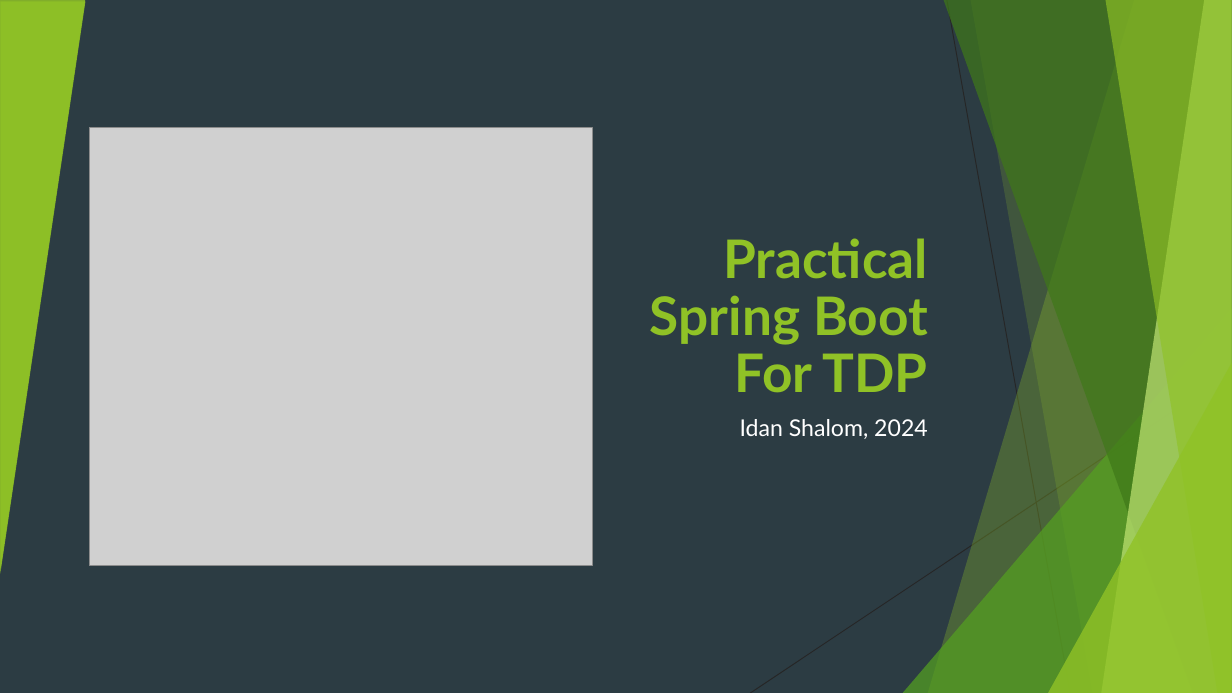
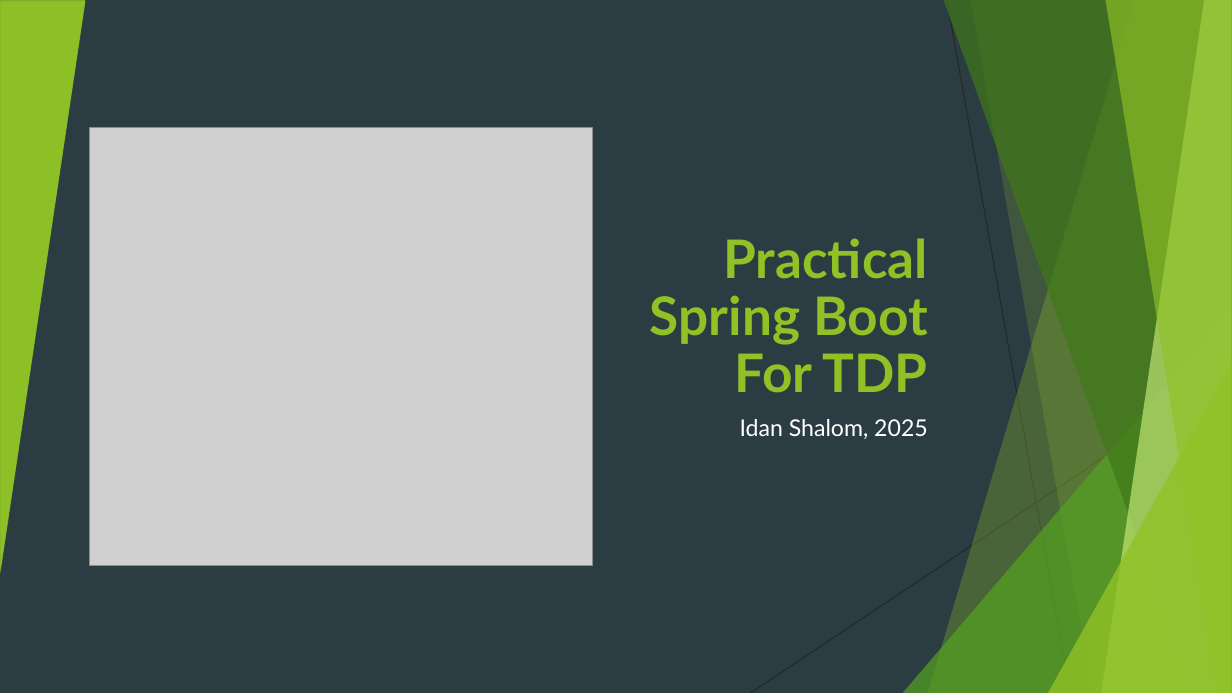
Before and after one commit to idanshal/sb-todo-app-tdp, a slide deck: slide 1 of course_data/presentations/practical_spring_boot_for_tdp.pptx. Drawn at 1232x693 pixels with LibreOffice and Linux fonts; fonts in the diff are those of the drawing; grey boxes stand for pictures. Boxes give left, top, right and bottom in pixels: in the first picture for what was removed or moved away, otherwise in the second. Text is boxed around its words. In the diff, an @@ line names an element or a change of style, - is before the commit and + after.

```diff
--- a/course_data/presentations/practical_spring_boot_for_tdp.pptx
+++ b/course_data/presentations/practical_spring_boot_for_tdp.pptx
@@ subtitle at (740, 419, 928, 439): text changed @@
-Idan Shalom, 2024
+Idan Shalom, 2025
```
Also in this commit, not shown: 3 other slides changed.
